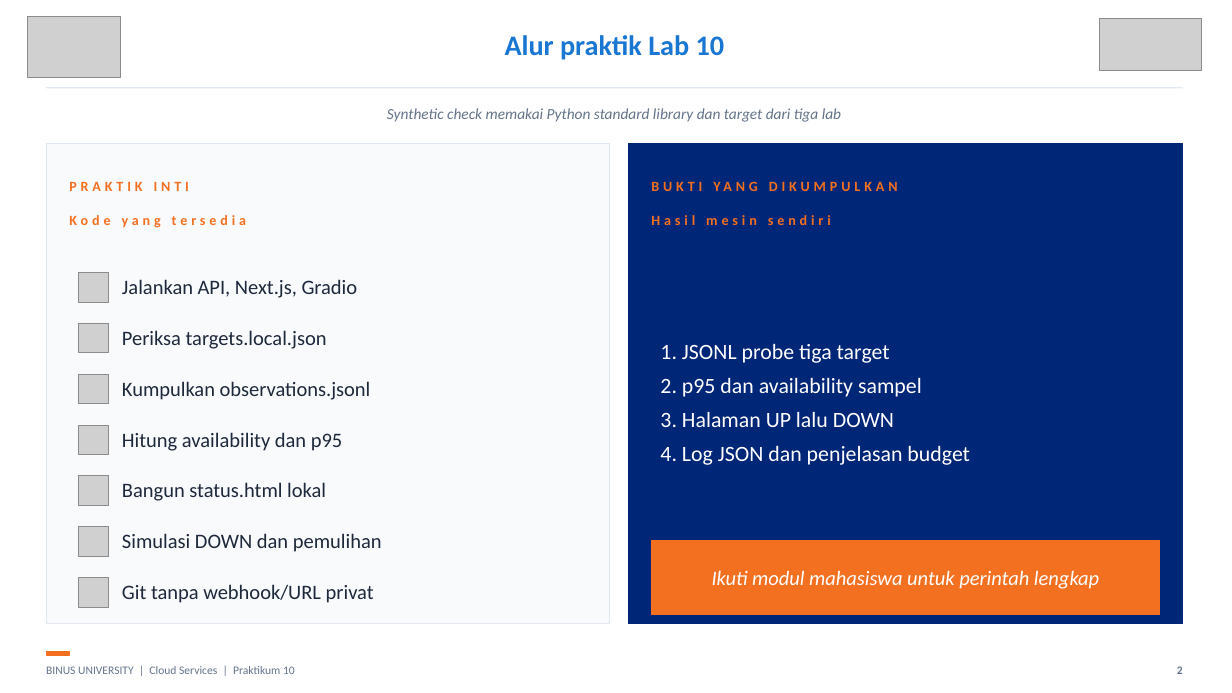
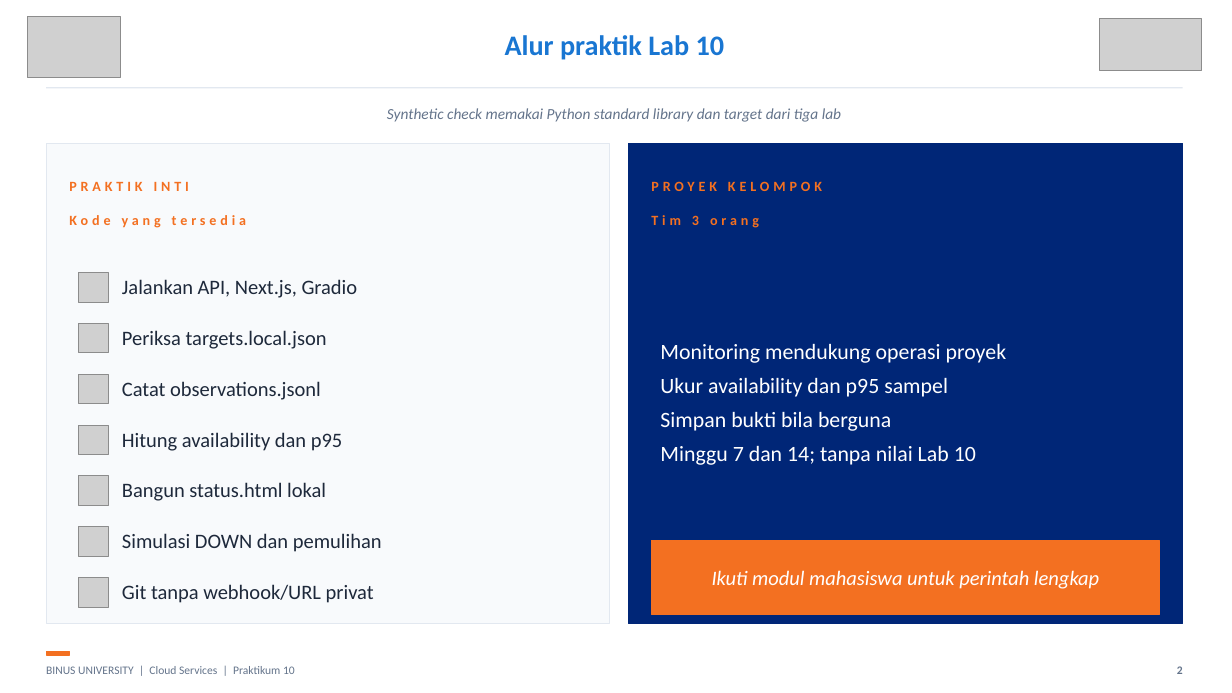
Before and after one commit to SeedFlora/meet10CloudService, a slide deck: slide 2 of slides/LAB10_Monitoring_Status_Bukti_Live.pptx. Drawn at 1232x693 pixels with LibreOffice and Linux fonts; fonts in the diff are those of the drawing; grey boxes stand for pictures. Boxes give left, top, right and bottom in pixels: in the first picture for what was removed or moved away, otherwise in the second. Text is boxed around its words. In the diff, an @@ line names an element or a change of style, - is before the commit and + after.

Commit message:
Align Lab 10 with group project and publish revised theory/practical slides

```diff
--- a/slides/LAB10_Monitoring_Status_Bukti_Live.pptx
+++ b/slides/LAB10_Monitoring_Status_Bukti_Live.pptx
@@ text at [651, 181, 822, 228]: text changed @@
-BUKTI YANG DIKUMPULKAN
-Hasil mesin sendiri
+PROYEK KELOMPOK
+Tim 3 orang
@@ text at [660, 344, 1007, 465]: text changed @@
-1. JSONL probe tiga target
-2. p95 dan availability sampel
-3. Halaman UP lalu DOWN
-4. Log JSON dan penjelasan budget
+Monitoring mendukung operasi proyek
+Ukur availability dan p95 sampel
+Simpan bukti bila berguna
+Minggu 7 dan 14; tanpa nilai Lab 10
@@ text at [122, 381, 321, 400]: text changed @@
-Kumpulkan observations.jsonl
+Catat observations.jsonl
```
Also in this commit, not shown: 8 other files.
